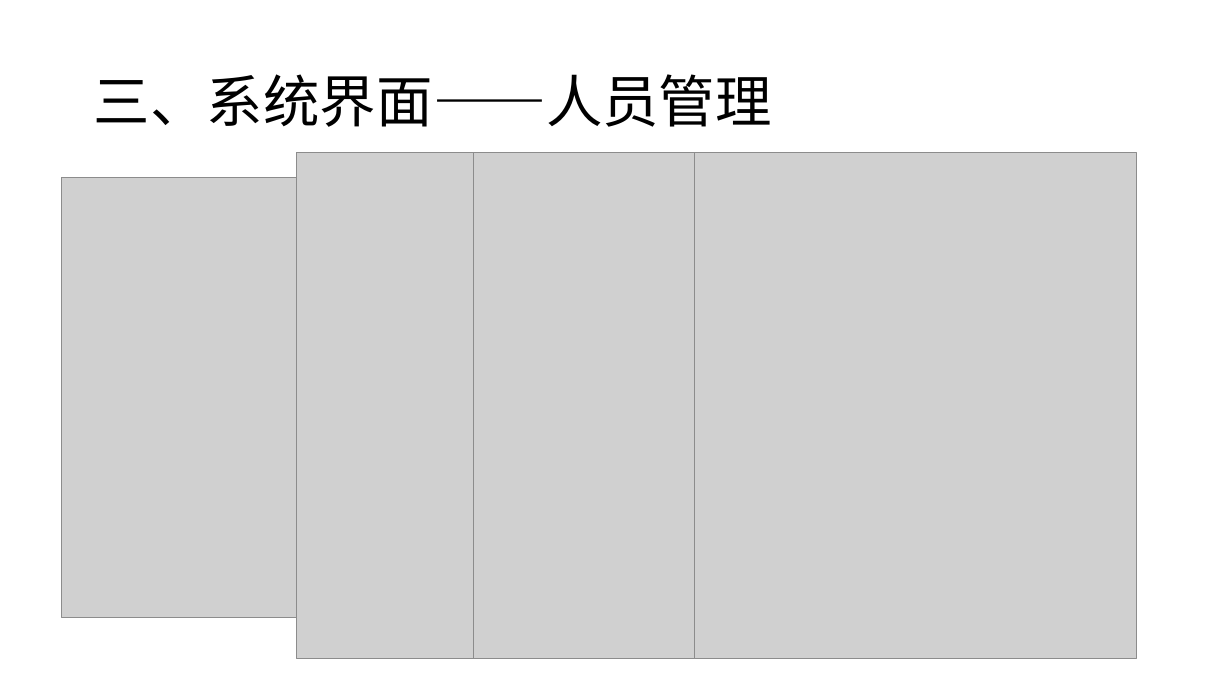
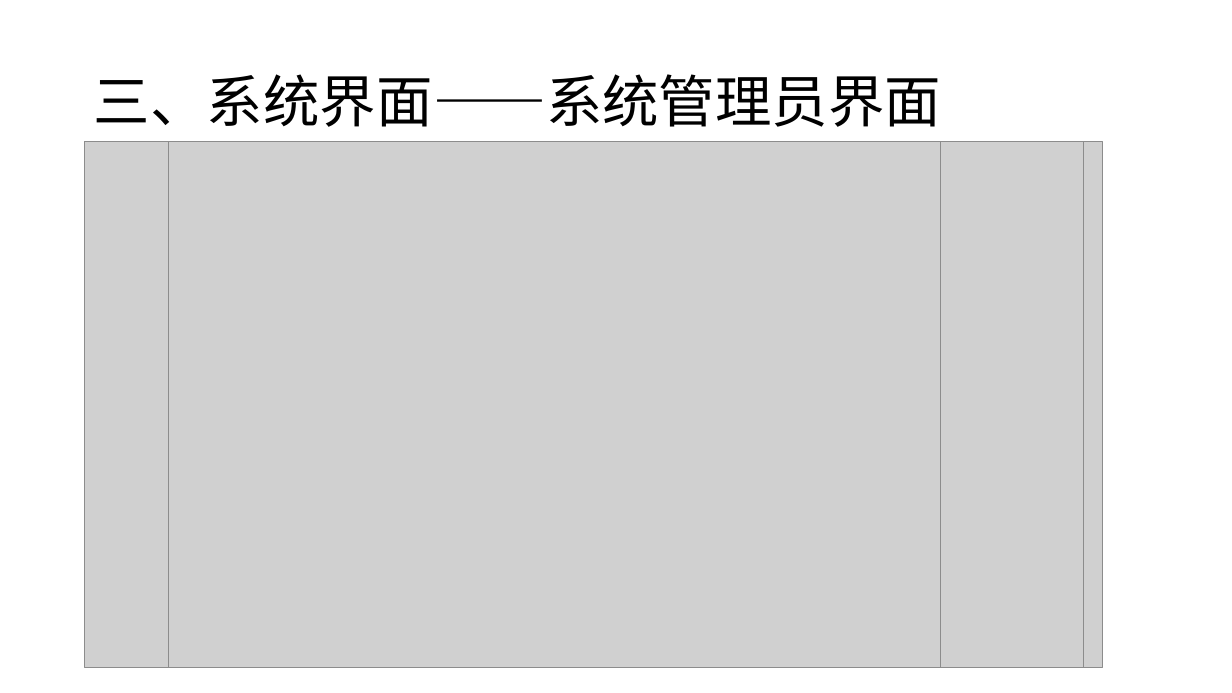
Before and after one commit to JunesTeam/homework, a slide deck: slide 10 of 文档/第12组作业四：项目进展汇报.pptx (slide 9 before the commit). Drawn at 1232x693 pixels with LibreOffice and Linux fonts; fonts in the diff are those of the drawing; grey boxes stand for pictures. Boxes give left, top, right and bottom in pixels: in the first picture for what was removed or moved away, otherwise in the second. Text is boxed around its words. In the diff, an @@ line names an element or a change of style, - is before the commit and + after.

```diff
--- a/文档/第12组作业四：项目进展汇报.pptx
+++ b/文档/第12组作业四：项目进展汇报.pptx
@@ title at (94,74,941,127): text changed @@
-三、系统界面——人员管理
+三、系统界面——系统管理员界面
@@ picture: place and size @@
-picture at (62,177,608,617)
+picture at (85,141,857,667)
@@ picture added at (168,141,940,667) @@
@@ picture: place and size @@
-picture at (297,152,738,659)
+picture at (208,141,980,667)
@@ picture added at (331,141,1103,667) @@
@@ picture: place and size @@
-picture at (474,152,916,659)
+picture at (460,141,812,667)
@@ picture added at (607,141,959,667) @@
@@ picture: place and size @@
-picture at (695,152,1137,659)
+picture at (732,141,1084,667)
```
Also in this commit, not shown: 5 other slides changed, 1 slide added, 4 other files.
